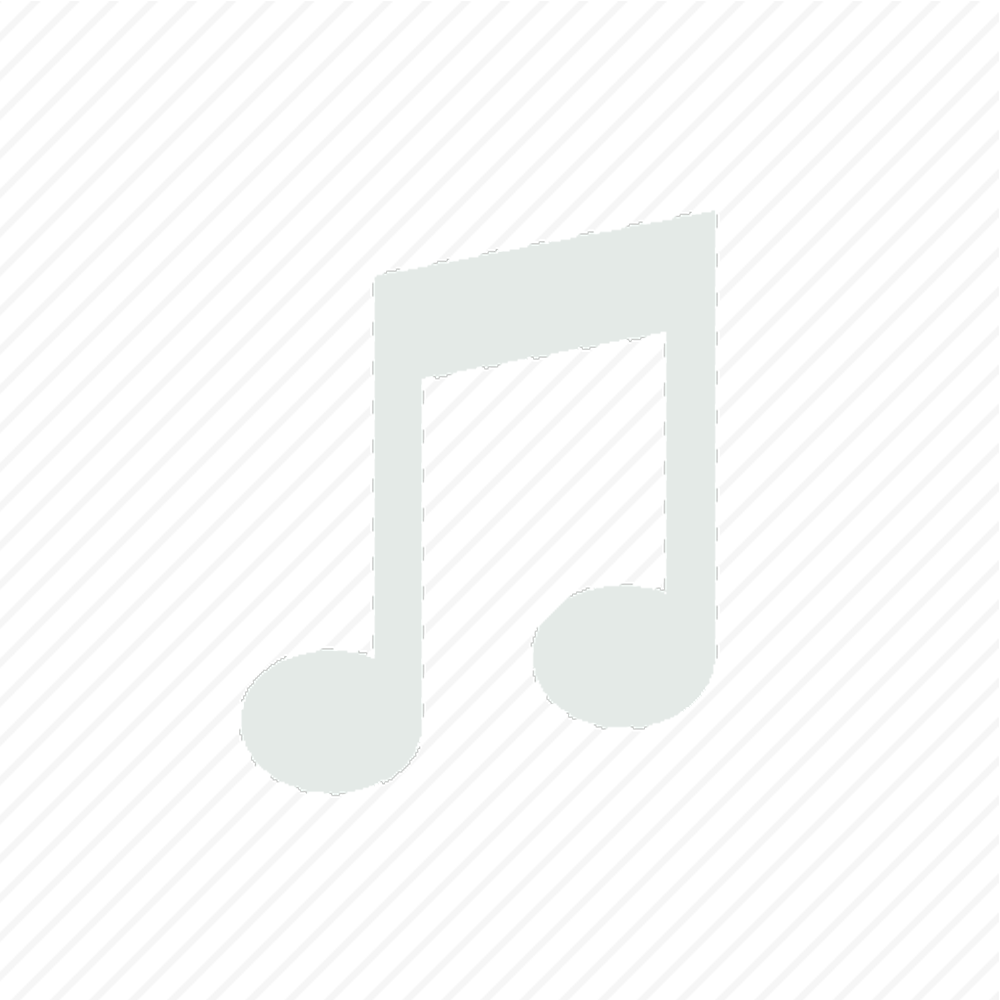
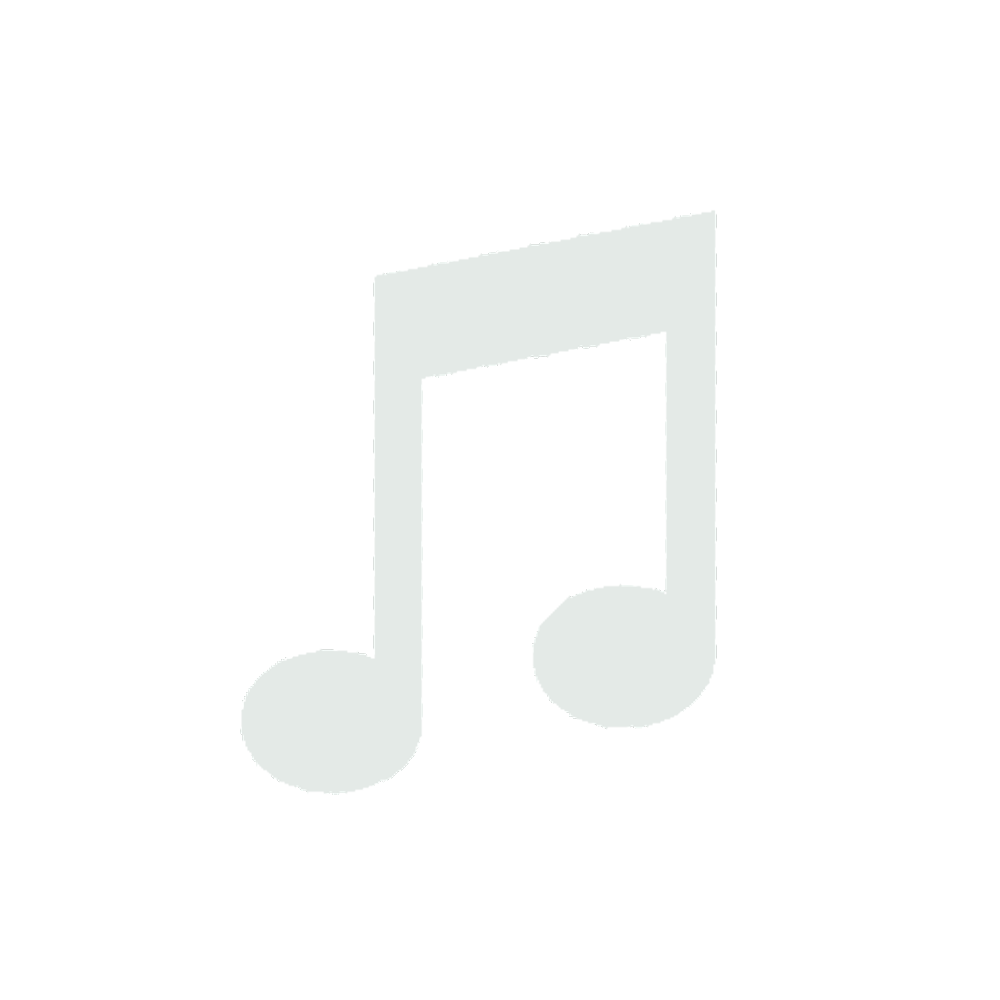
Before/after of a 1000 x 1000 layered artwork. What changed in the layer stack:
painted on "Слой 2" over 0, 1, 999, 1000
